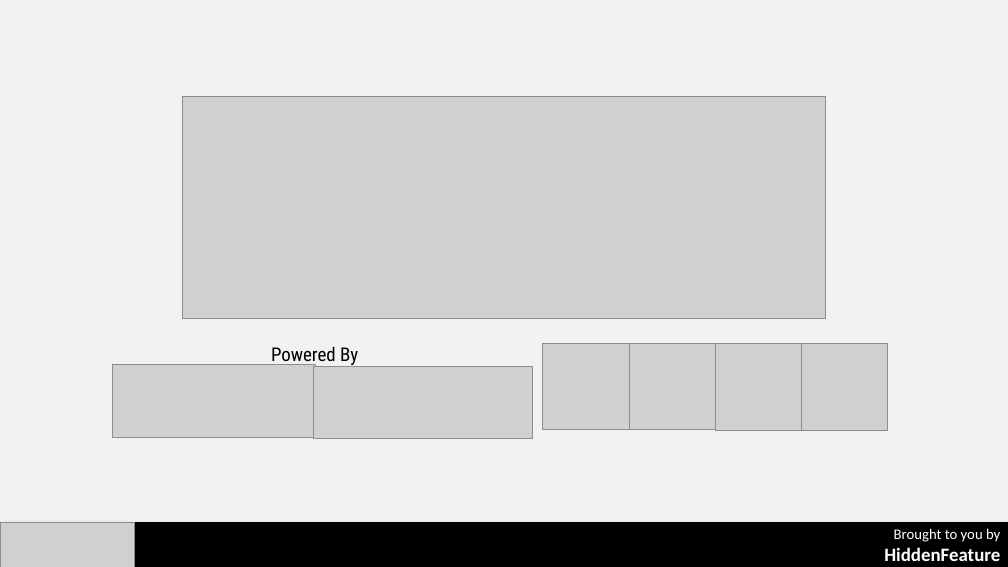
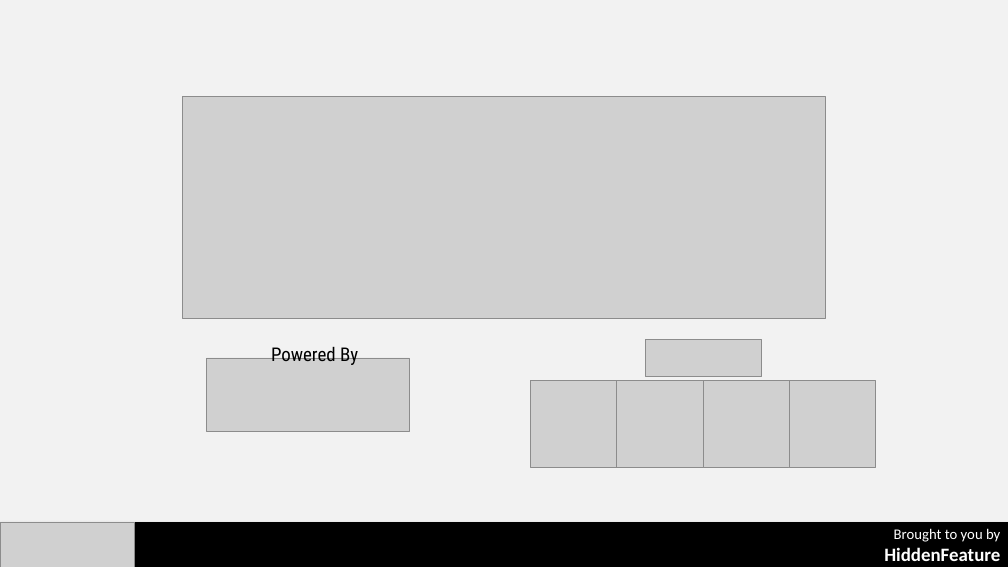
Before and after one commit to jingjie00/gover-cover, a slide deck: slide 1 of pitch/PitchSlide.pptx. Drawn at 1008x567 pixels with LibreOffice and Linux fonts; fonts in the diff are those of the drawing; grey boxes stand for pictures. Boxes give left, top, right and bottom in pixels: in the first picture for what was removed or moved away, otherwise in the second. Text is boxed around its words. In the diff, an @@ line names an element or a change of style, - is before the commit and + after.

```diff
--- a/pitch/PitchSlide.pptx
+++ b/pitch/PitchSlide.pptx
@@ picture: place and size @@
-picture at [112,364,315,438]
+picture at [206,358,409,431]
@@ picture: place and size @@
-picture at [314,367,533,439]
+picture at [646,339,761,377]
@@ picture: place and size @@
-picture at [543,343,630,430]
+picture at [530,380,617,467]
@@ picture: place and size @@
-picture at [629,343,716,430]
+picture at [617,380,704,467]
@@ picture: place and size @@
-picture at [716,343,803,430]
+picture at [704,381,791,468]
@@ picture: place and size @@
-picture at [802,343,889,430]
+picture at [789,381,876,468]
```
Also in this commit, not shown: 3 other slides changed, 8 other files.
